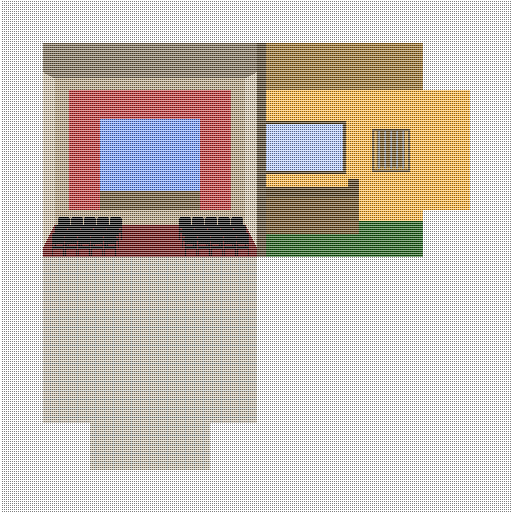
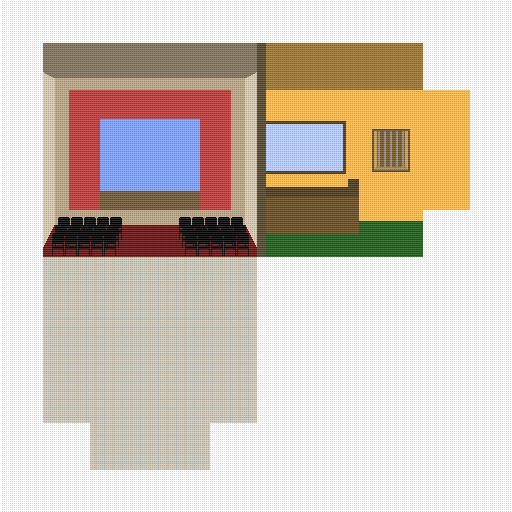
Revision of a layered 512x512 image; what changed, layer by layer:
"Layer 2": opacity 50% → 17% over [2, 1, 511, 512]
